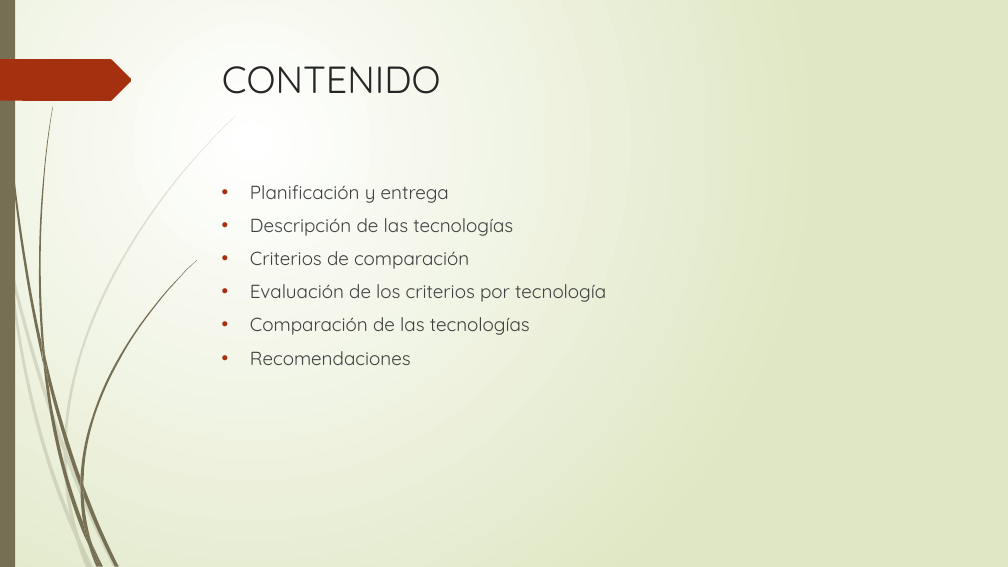
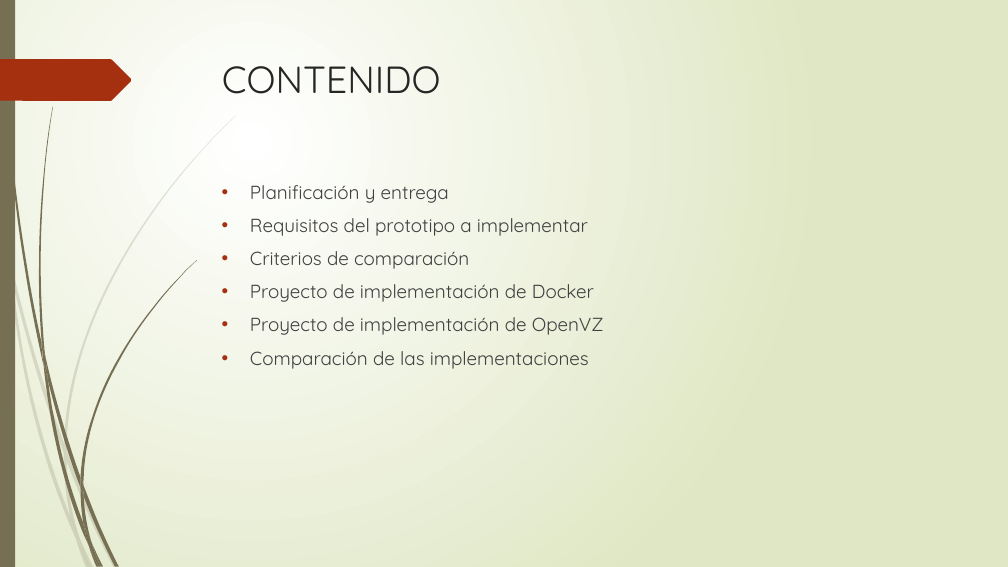
Before and after one commit to DiegoUAH/TG3, a slide deck: slide 2 of TG3_final.pptx. Drawn at 1008x567 pixels with LibreOffice and Linux fonts; fonts in the diff are those of the drawing. Boxes give left, top, right and bottom in pixels: in the first picture for what was removed or moved away, otherwise in the second. Text is boxed around its words. In the diff, an @@ line names an element or a change of style, - is before the commit and + after.

```diff
--- a/TG3_final.pptx
+++ b/TG3_final.pptx
@@ text at (x1=250, y1=218, x2=588, y2=236): text changed @@
-• Descripción de las tecnologías
+• Requisitos del prototipo a implementar
@@ text at (x1=250, y1=284, x2=604, y2=369): text changed @@
-• Evaluación de los criterios por tecnología
-• Comparación de las tecnologías
-• Recomendaciones
+• Proyecto de implementación de Docker
+• Proyecto de implementación de OpenVZ
+• Comparación de las implementaciones
```
Also in this commit, not shown: 5 other slides changed, 18 slides added, 30 slides removed.
